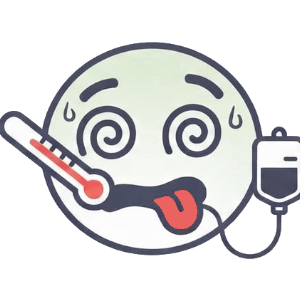
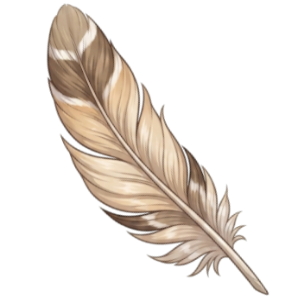
Layers edited between the first and the second 300x300 image:
added layer "Копия Gemini_Generated_Image_honpfhonpfhonpfh.jpg" above "Копия Gemini_Generated_Image_wsequpwsequpwseq.jpg" over [45, 3, 270, 296]
hid "Копия Gemini_Generated_Image_h0tfprh0tfprh0tf.jpg" over [0, 29, 300, 259]
